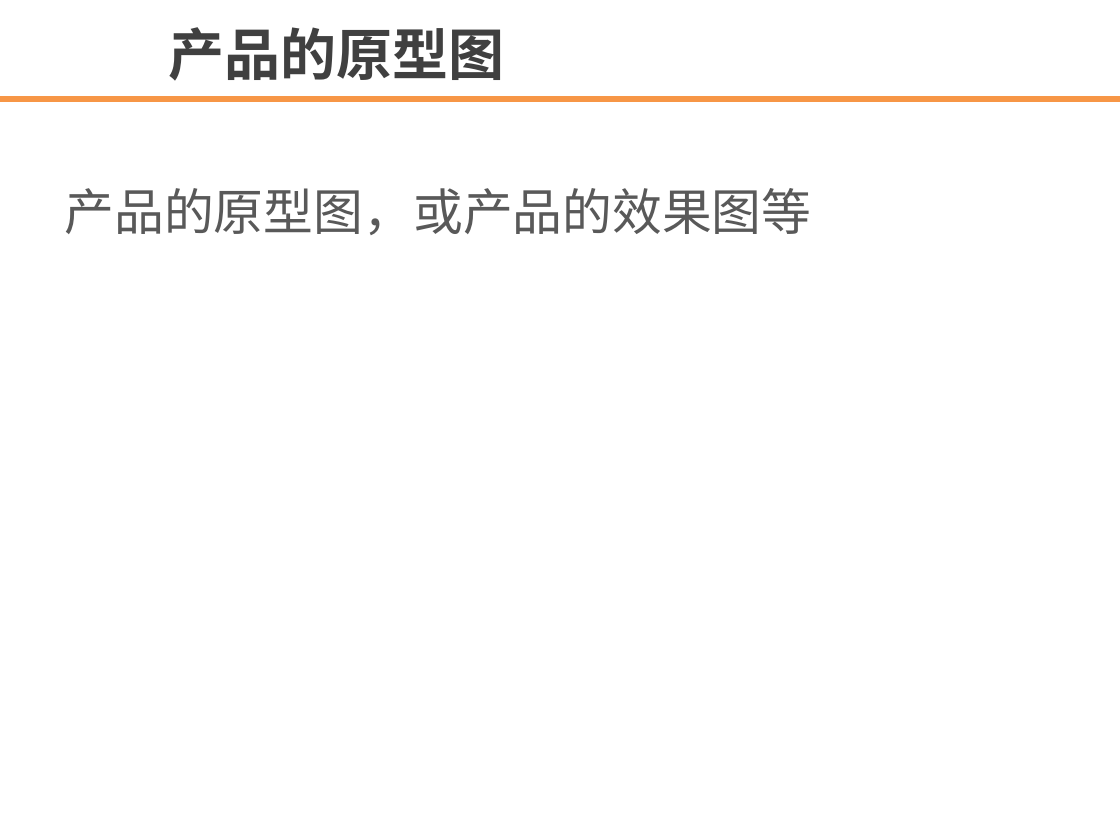
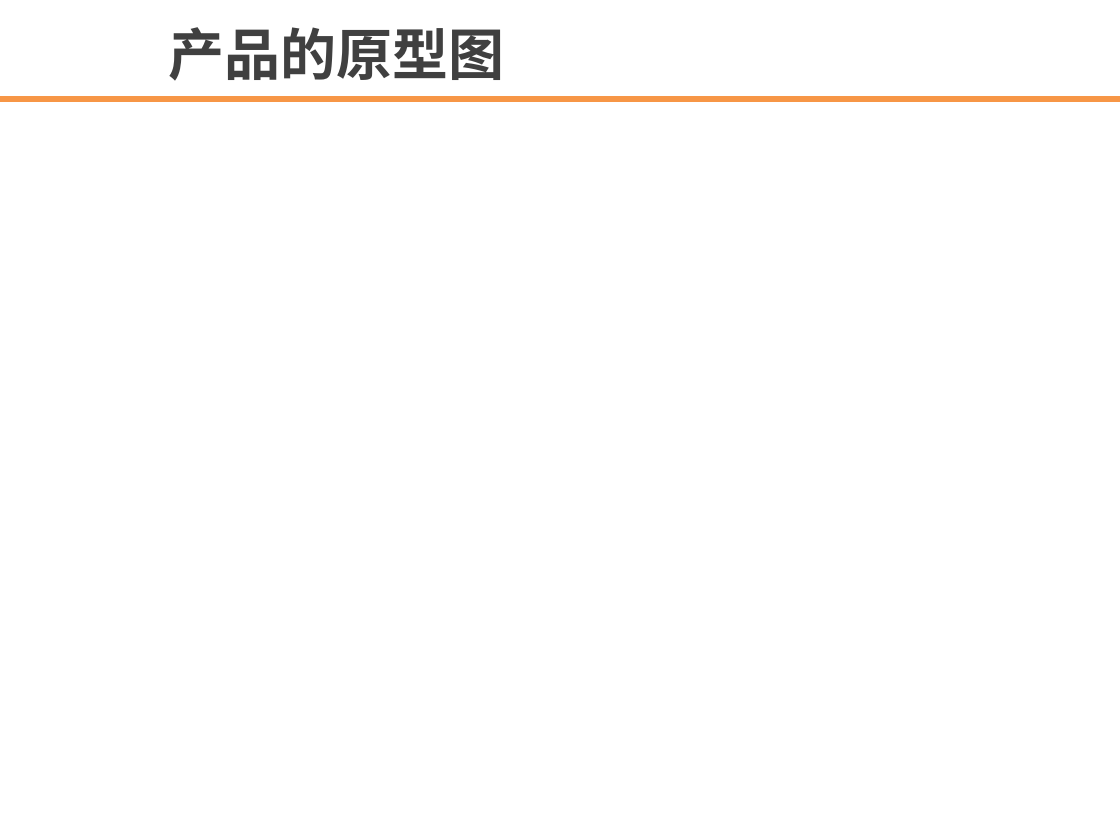
Before and after one commit to biscuit-team/CorrectNote, a slide deck: slide 10 of document/template.ppt (slide 6 before the commit). Drawn at 1120x840 pixels with LibreOffice and Linux fonts; fonts in the diff are those of the drawing; background and template pictures are left out. Boxes give left, top, right and bottom in pixels: in the first picture for what was removed or moved away, otherwise in the second. Text is boxed around its words. In the diff, an @@ line names an element or a change of style, - is before the commit and + after.

Commit message:
ppt

```diff
--- a/document/template.ppt
+++ b/document/template.ppt
@@ text removed at [65, 188, 812, 235] @@
-产品的原型图，或产品的效果图等
```
Also in this commit, not shown: 1 other slide changed, 7 slides added, 3 slides removed.
